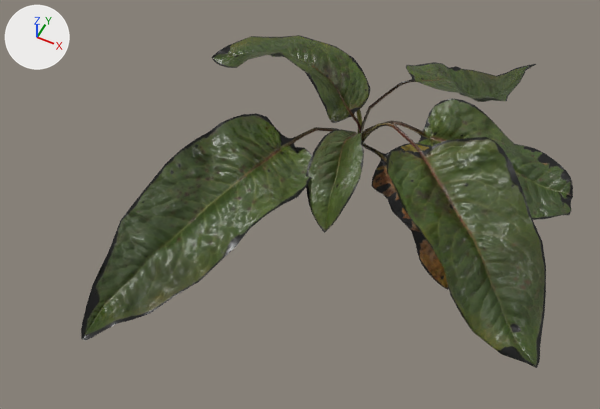
The glTF model game/assets/models/hf/weed_leaves.gltf: old version first, new version second.
The view is the same before and after, from a 50 mm lens placed at (0.304, -0.873, 1.036), pointed at (-0.075, -0.114, 0.087). Every picture has the same lights, and +X, +Y and +Z are marked at upper left. The first picture is the older version. Vertices at exactly the same position are counted once.

The first picture shows 'weed_leaves'.
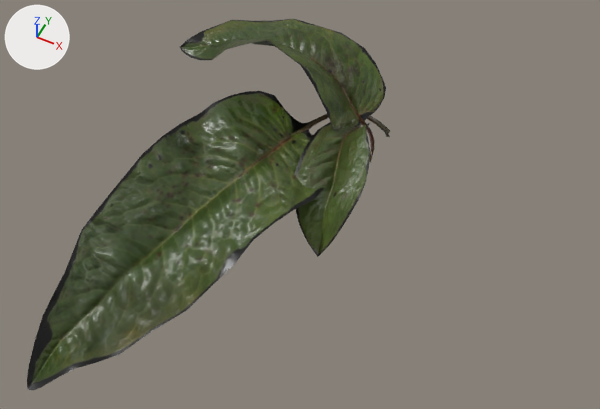
The change, as a diff of the scene's bpy script:
```diff
--- a/game/assets/models/hf/weed_leaves.gltf.py
+++ b/game/assets/models/hf/weed_leaves.gltf.py
@@ me_plane_001 @@
 # used by ob_weed_leaves; location = (0.0, 0.0, 0.0)
-me_plane_001.from_pydata(...)  # 1754 vertices, 2967 faces; spans x -0.329..0.329, y -0.436..0.436, z 0.0..0.217
+me_plane_001.from_pydata(...)  # 621 vertices, 1040 faces; spans x -0.378..0.014, y -0.527..0.196, z -0.004..0.246
+# me_plane_001 part 1: the loose piece of 225 vertices spanning x -0.285..-0.065, y -0.436..0.105, z 0.025..0.166 is scaled about its middle by 1.3, then moved by (-0.003, -0.01, 0.001)
+# me_plane_001 part 2: the loose piece of 180 vertices spanning x -0.094..-0.002, y -0.124..0.106, z 0.026..0.147 is scaled about its middle by 1.3, then moved by (0.002, -0.004, -0.001)
+# me_plane_001 part 3: the loose piece of 207 vertices spanning x -0.325..-0.067, y 0.034..0.173, z 0.025..0.217 is scaled about its middle by 1.3, then moved by (-0.015, 0.002, 0.0)
+# me_plane_001 part 4: the loose piece of 269 vertices spanning x -0.067..0.329, y -0.199..0.106, z 0.024..0.184 is deleted
+# me_plane_001 part 5: the loose piece of 243 vertices spanning x -0.073..0.298, y 0.04..0.198, z 0.024..0.122 is deleted
+# me_plane_001 part 6: the loose piece of 225 vertices spanning x -0.072..0.147, y 0.096..0.436, z 0.023..0.137 is deleted
+# me_plane_001 part 7: the loose piece of 207 vertices spanning x -0.069..0.188, y -0.103..0.105, z 0.0..0.099 is deleted
+# me_plane_001 part 8
+# 197 vertices are removed from x -0.329..-0.064, y 0.097..0.281, z 0.024..0.113
+# 336 faces are deleted
+# 8 vertices are added at x -0.091..-0.072, y 0.11..0.136, z 0.052..0.075
+# 8 new faces join them
 me_plane_001.materials.append(mat_weed_plant_02)
```

What differs and where, as boxes (x1, y1, x2, y2) in the pictures (600 x 409 px; the box of a moved part takes in the faces that stretch with it):
'weed_leaves', reshaped (26% narrower, 11% taller)
    before: (81, 35, 573, 368)
    after: (27, 19, 390, 390)
part 1 of me_plane_001, moved or reshaped
    before: (81, 113, 339, 340)
    after: (27, 91, 390, 390)
part 2 of me_plane_001, moved or reshaped
    before: (306, 129, 364, 233)
    after: (295, 122, 370, 257)
part 3 of me_plane_001, moved or reshaped
    before: (212, 35, 370, 133)
    after: (180, 19, 386, 163)
part 4 of me_plane_001, deleted (green)
    before: (362, 122, 546, 368)
part 5 of me_plane_001, deleted (green)
    before: (362, 98, 573, 220)
part 6 of me_plane_001, deleted (green)
    before: (361, 62, 536, 134)
part 7 of me_plane_001, deleted
    before: (362, 143, 449, 290)
part 8 of me_plane_001, reshaped (mostly hidden)
    before: (272, 56, 362, 134)
